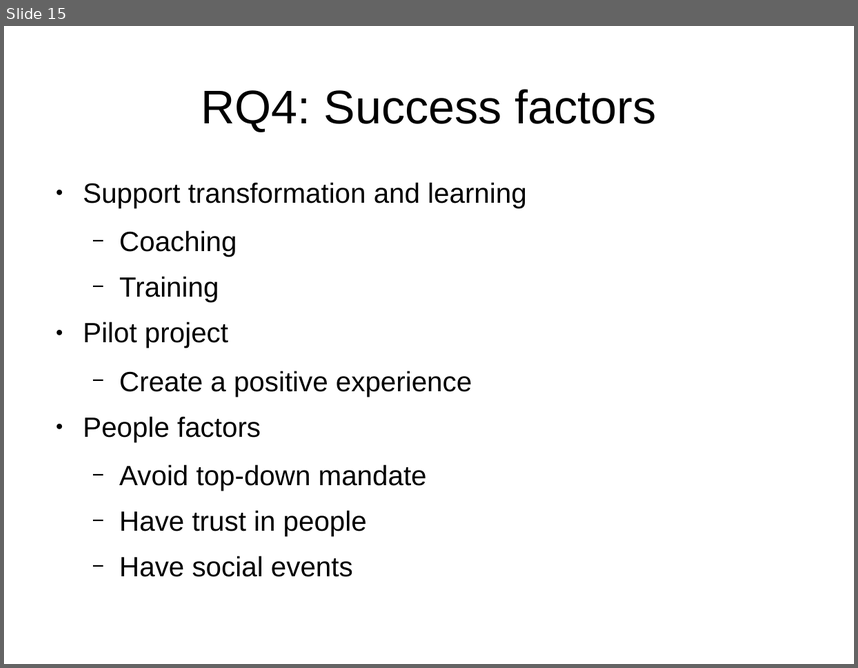
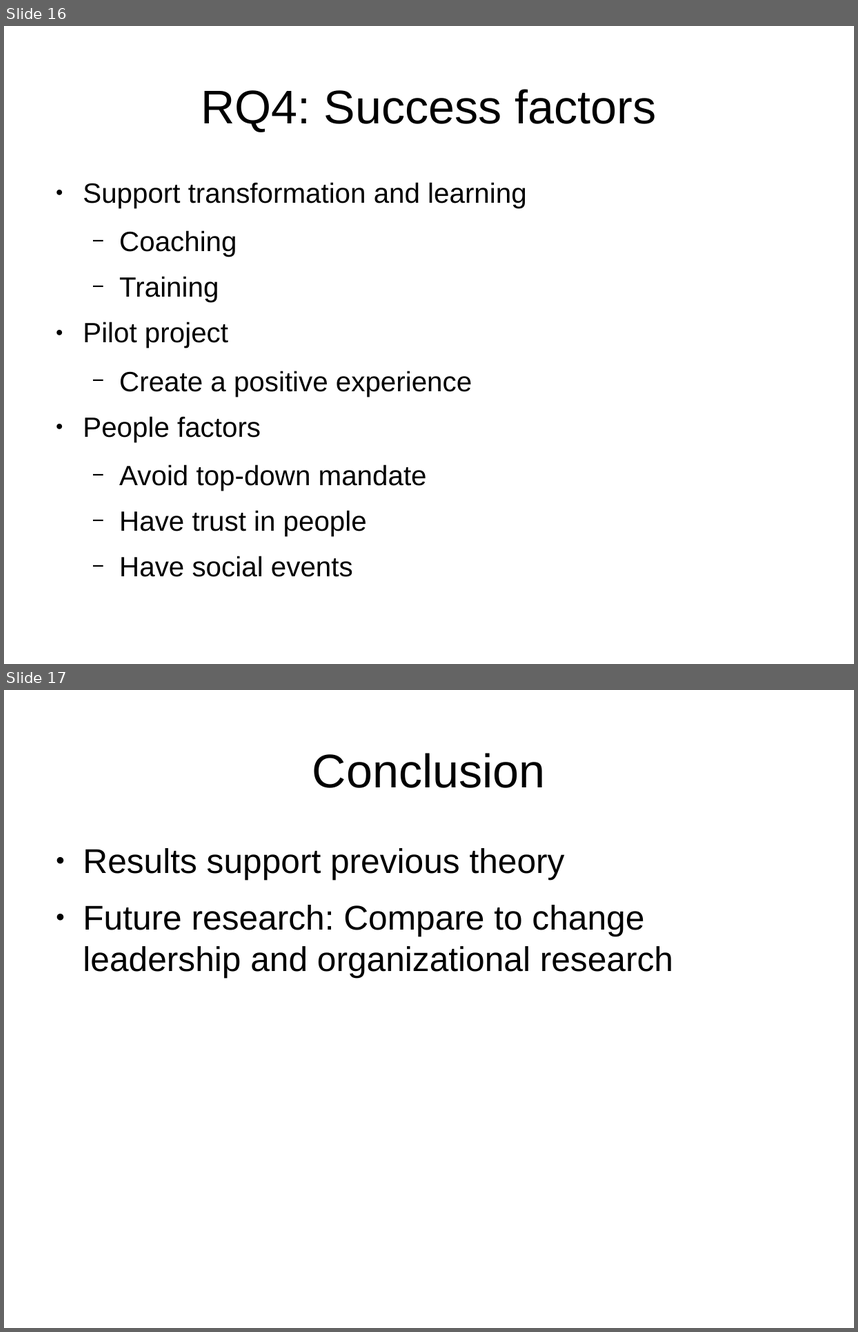
Before and after one commit to coumbole/aalto_agiletransformation, a slide deck: Presentation.odp. Shown one above the other, each under a label of ours: slide 15 before the commit, slides 16 and 17 after it. The pictures are 858x668 and 858x1332 pixels, drawn with LibreOffice and Linux fonts; fonts in the diff are those of the drawing. Boxes give left, top, right and bottom in pixels: in the first picture for what was removed or moved away, otherwise in the second. Text is boxed around its words. In the diff, an @@ line names an element or a change of style, - is before the commit and + after.

```diff
--- a/Presentation.odp
+++ b/Presentation.odp
@@ slide 17 added at (4, 690, 854, 1328), background #FFFFFF @@
@@ title added at (312, 753, 546, 788), 44 pt, text #000000 @@
+Conclusion
@@ text added at (83, 848, 673, 977), 32 pt, text #000000 @@
+● Results support previous theory
+● Future research: Compare to change leadership and organizational research
@@ what was slide 15 is now slide 16 @@
```
Also in this commit, not shown: 3 slides changed, 1 other slide added.
